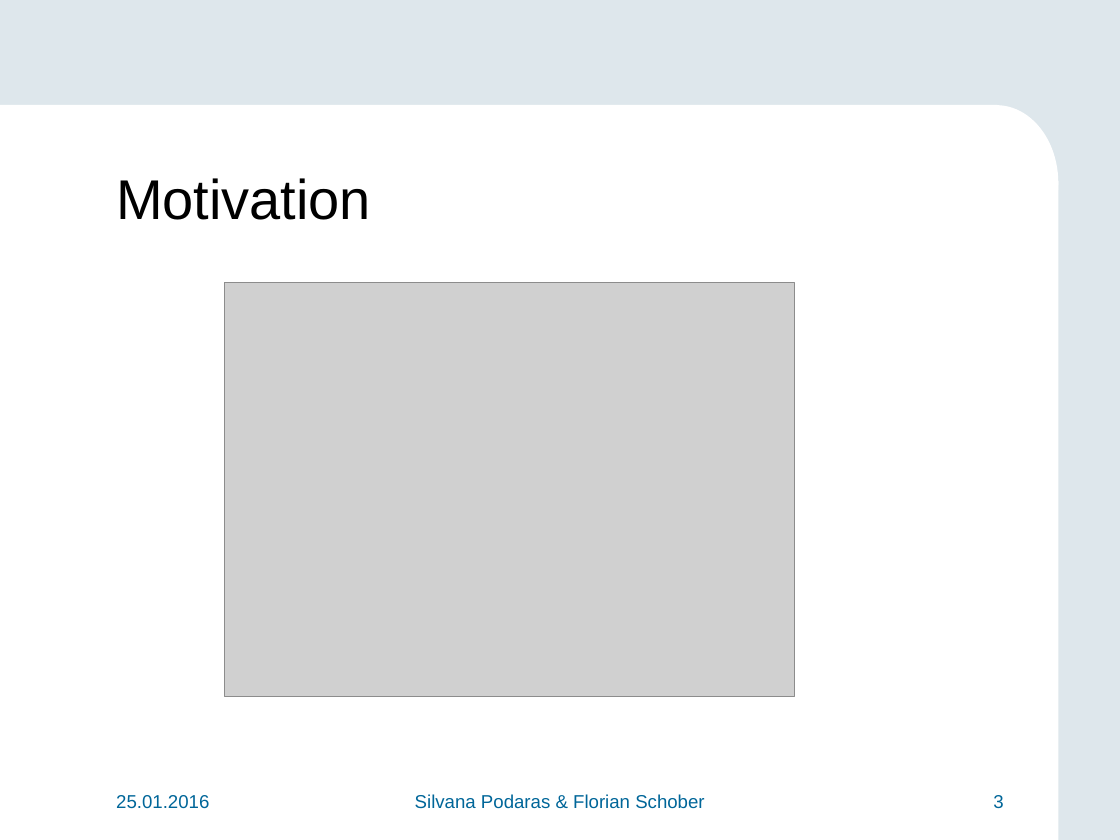
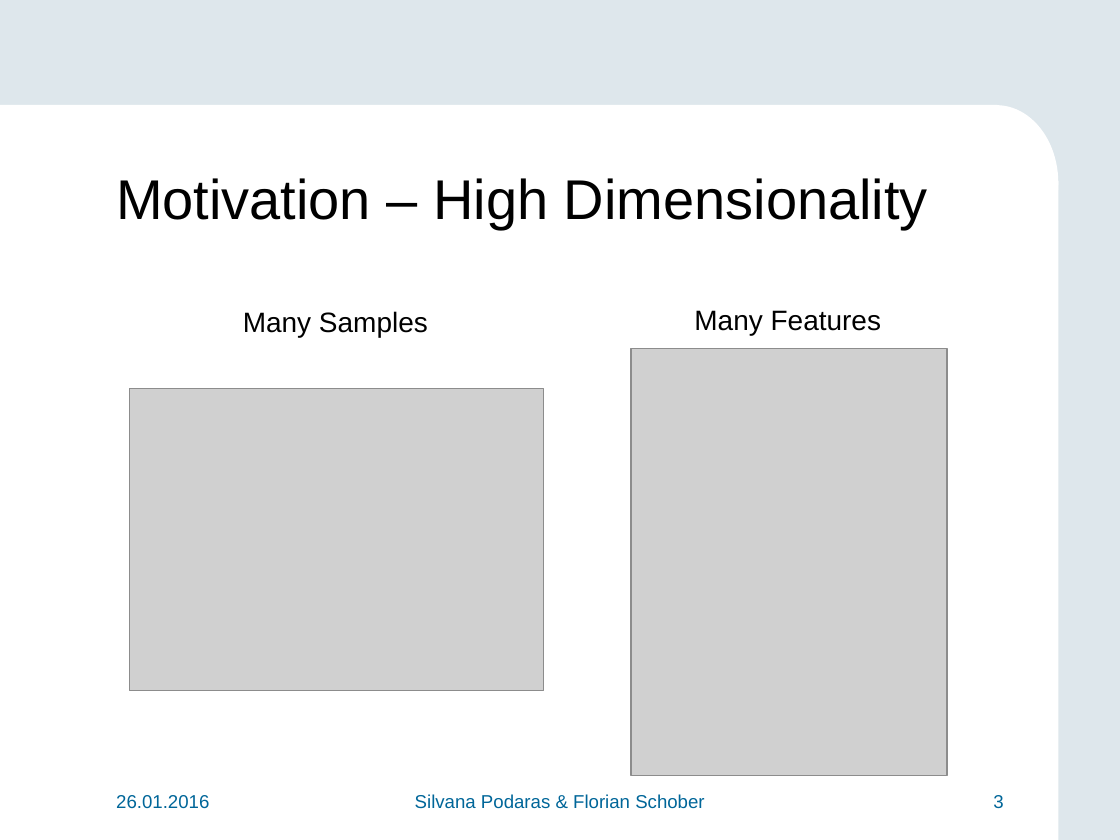
Before and after one commit to teretrus/VisSeminar, a slide deck: slide 3 of presentation/Flo.pptx. Drawn at 1120x840 pixels with LibreOffice and Linux fonts; fonts in the diff are those of the drawing; grey boxes stand for pictures; background and template pictures are left out. Boxes give left, top, right and bottom in pixels: in the first picture for what was removed or moved away, otherwise in the second. Text is boxed around its words. In the diff, an @@ line names an element or a change of style, - is before the commit and + after.

```diff
--- a/presentation/Flo.pptx
+++ b/presentation/Flo.pptx
@@ title at [116, 178, 928, 228]: text changed @@
-Motivation
+Motivation – High Dimensionality
@@ text added at [243, 311, 428, 338], 18 pt, text #000000 @@
+Many Samples
@@ text added at [694, 310, 881, 336], 18 pt, text #000000 @@
+Many Features
@@ picture added at [631, 348, 946, 775] @@
@@ picture: place and size @@
-picture at [225, 282, 794, 697]
+picture at [130, 389, 544, 691]
@@ text at [116, 795, 209, 809]: text changed @@
-25.01.2016
+26.01.2016
```
Also in this commit, not shown: 14 other slides changed, 1 slide removed.
